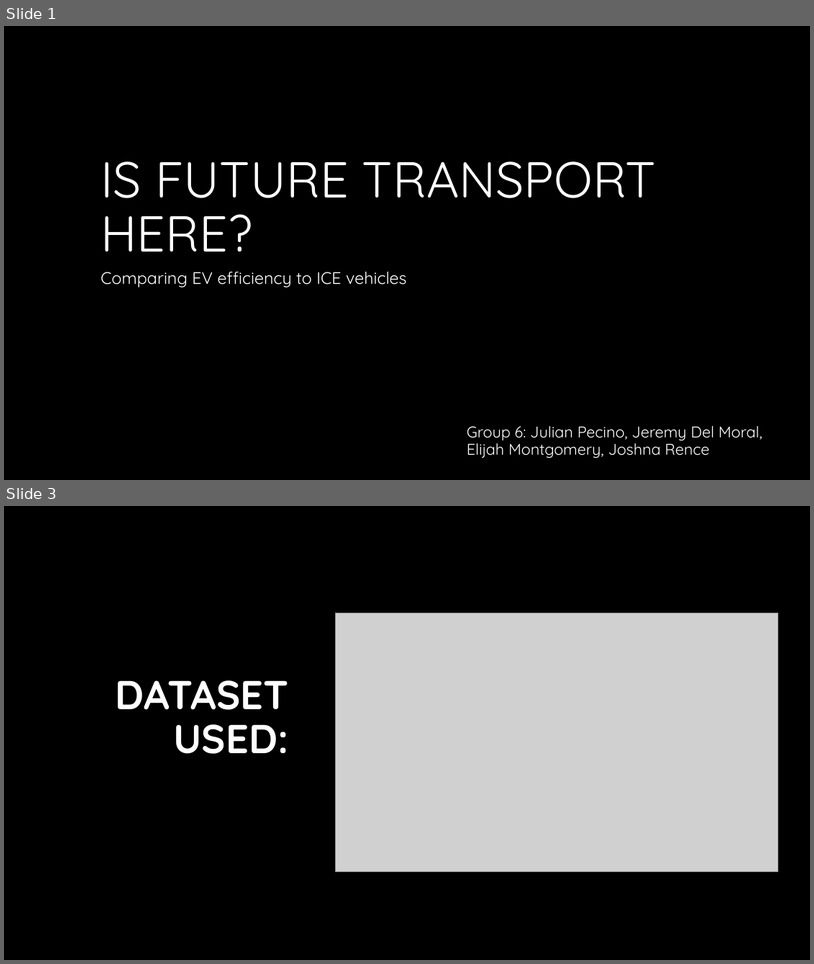
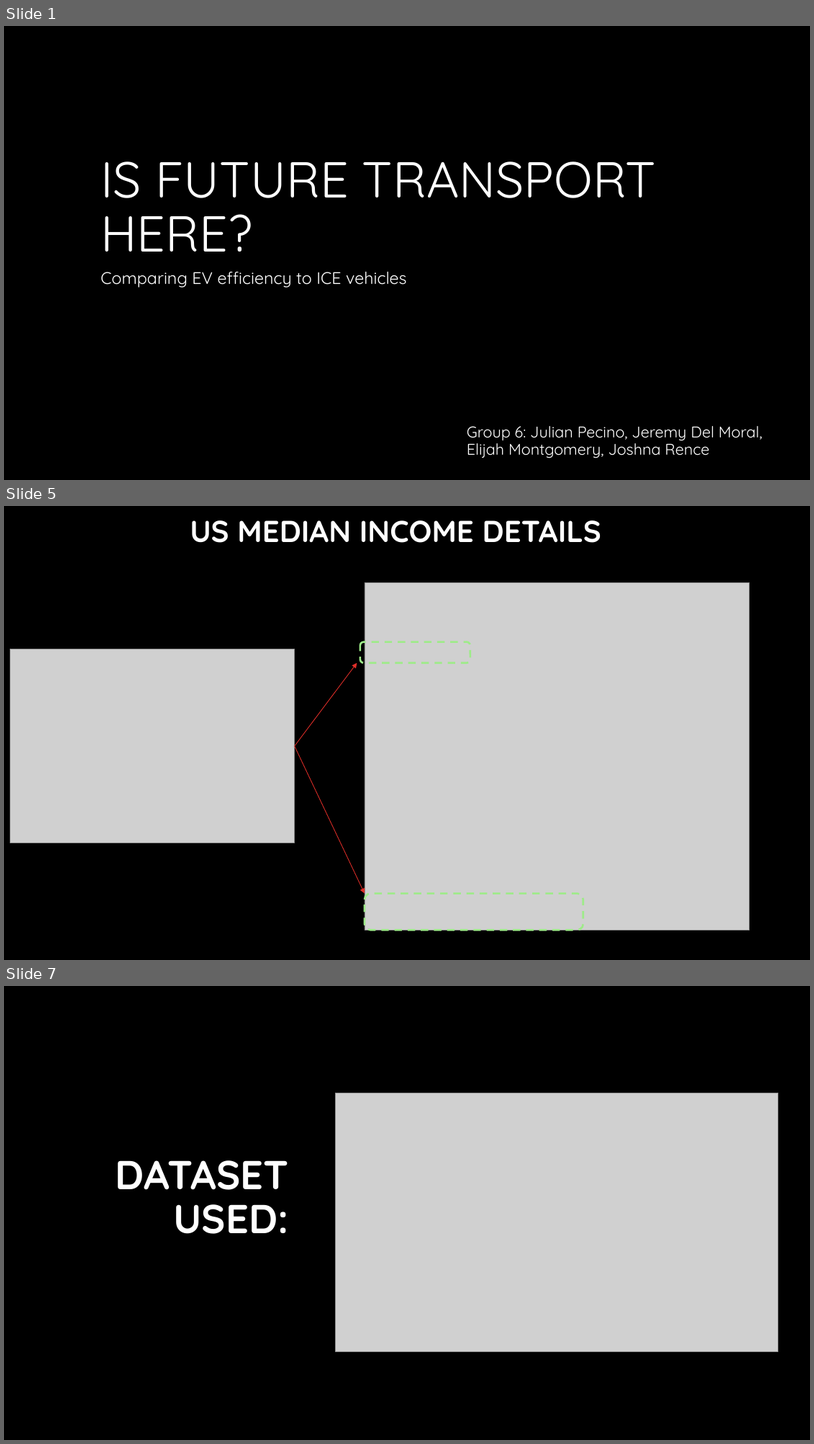
Before and after one commit to Jadium19/EVperformanceAnalysis, a slide deck: EV Slide Deck [Autosaved].pptx. Shown one above the other, each under a label of ours: slides 1 and 3 before the commit, slides 1, 5 and 7 after it; the slides between them are not shown. The pictures are 814x964 and 814x1444 pixels, drawn with LibreOffice and Linux fonts; fonts in the diff are those of the drawing; grey boxes stand for pictures; background and template pictures are left out. Boxes give left, top, right and bottom in pixels: in the first picture for what was removed or moved away, otherwise in the second. Text is boxed around its words. In the diff, an @@ line names an element or a change of style, - is before the commit and + after.

```diff
--- a/EV Slide Deck [Autosaved].pptx
+++ b/EV Slide Deck [Autosaved].pptx
@@ slide 5 added at (4,506,810,960), background #000000 @@
@@ title added at (190,520,602,543), 36 pt, text #FFFFFF, bold @@
+US MEDIAN INCOME DETAILS
@@ picture added at (365,583,750,930) @@
@@ picture added at (10,649,295,843) @@
@@ rounded rectangle added at (360,642,471,663), outline #9EEB89 2.25 pt dashed @@
@@ arrow added from (295, 746) to (358, 663), #DF2E28 0.75 pt @@
@@ arrow added from (295, 746) to (365, 893), #DF2E28 0.75 pt @@
@@ rounded rectangle added at (365,893,584,929), outline #9EEB89 2.25 pt dashed @@
@@ what was slide 3 is now slide 7 @@
```
Also in this commit, not shown: 1 slide changed, 4 other slides added, 3 slides removed.
